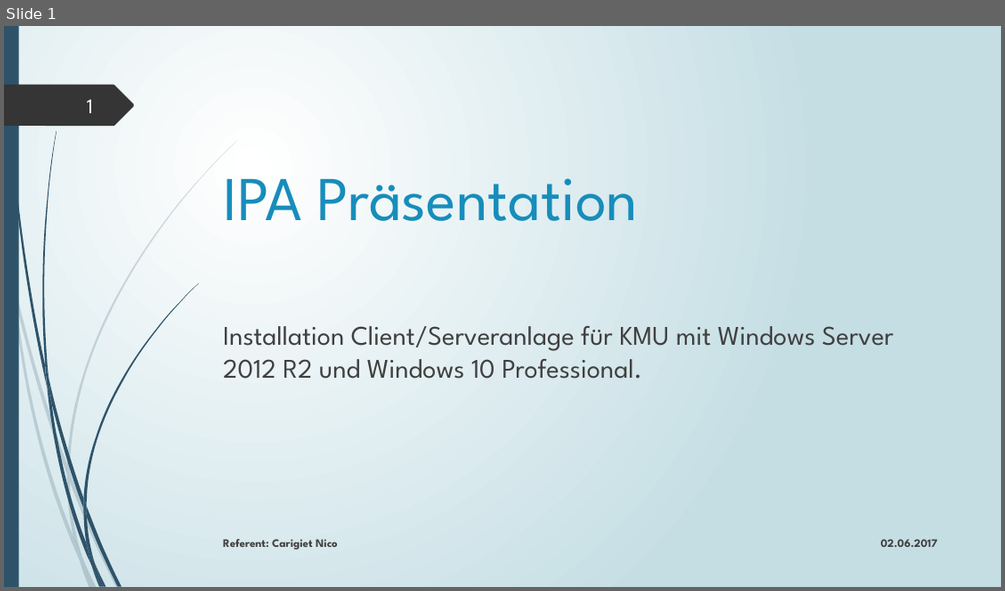
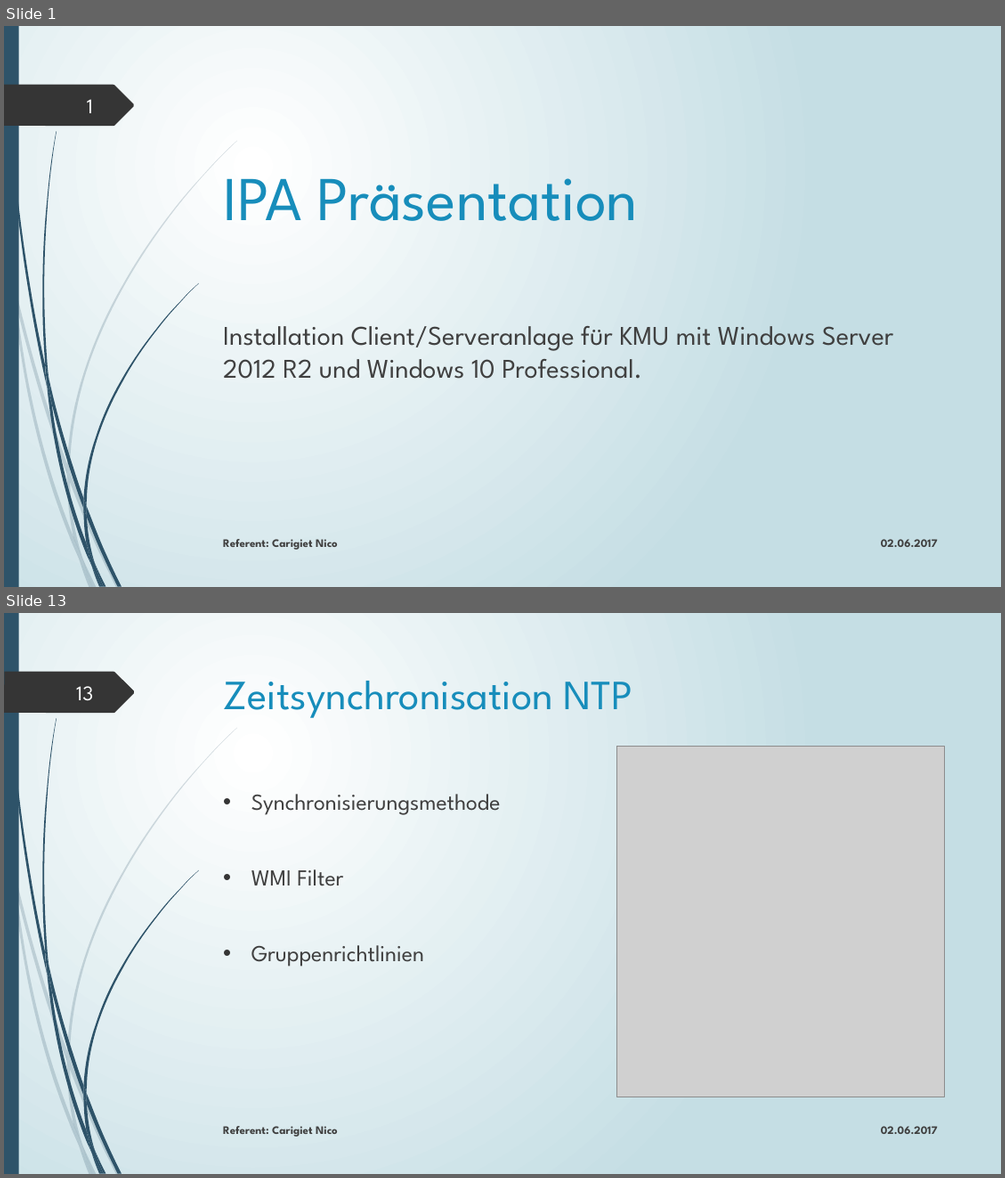
Before and after one commit to edecom/IPA, a slide deck: 4_Dokumente/48_Präsentation & Demonstration/IPA_Präsentation_Carigiet_Nico_20170529.pptx. Shown one above the other, each under a label of ours: slide 1 before the commit, slides 1 and 13 after it; the slides between them are not shown. The pictures are 1005x591 and 1005x1178 pixels, drawn with LibreOffice and Linux fonts; fonts in the diff are those of the drawing; grey boxes stand for pictures; background and template pictures are left out. Boxes give left, top, right and bottom in pixels: in the first picture for what was removed or moved away, otherwise in the second. Text is boxed around its words. In the diff, an @@ line names an element or a change of style, - is before the commit and + after.

```diff
--- a/4_Dokumente/48_Präsentation & Demonstration/IPA_Präsentation_Carigiet_Nico_20170529.pptx
+++ b/4_Dokumente/48_Präsentation & Demonstration/IPA_Präsentation_Carigiet_Nico_20170529.pptx
@@ slide 13 added at <box>4,613,1001,1174</box>, background gradient #FFFFFF to #C5DEE5; not listed: 23 template elements that a slide beside it also shows @@
@@ freeform shape added at <box>4,672,134,713</box>, fill #353535 @@
@@ page number added at <box>76,686,93,701</box>, 20 pt, text #FEFFFF @@
+13
@@ title added at <box>224,681,633,718</box>, 40 pt, text #178DBB @@
+Zeitsynchronisation NTP
@@ picture added at <box>616,747,945,1097</box> @@
@@ text added at <box>251,794,501,966</box>, 22 pt, text #404040 @@
+• Synchronisierungsmethode
+• WMI Filter
+• Gruppenrichtlinien
@@ text added at <box>223,1126,338,1136</box>, 11 pt, text #404040, bold @@
+Referent: Carigiet Nico
@@ text added at <box>881,1126,938,1134</box>, 11 pt, text #404040, bold @@
+02.06.2017
```
Also in this commit, not shown: 6 slides changed, 14 other slides added, 12 other files.
